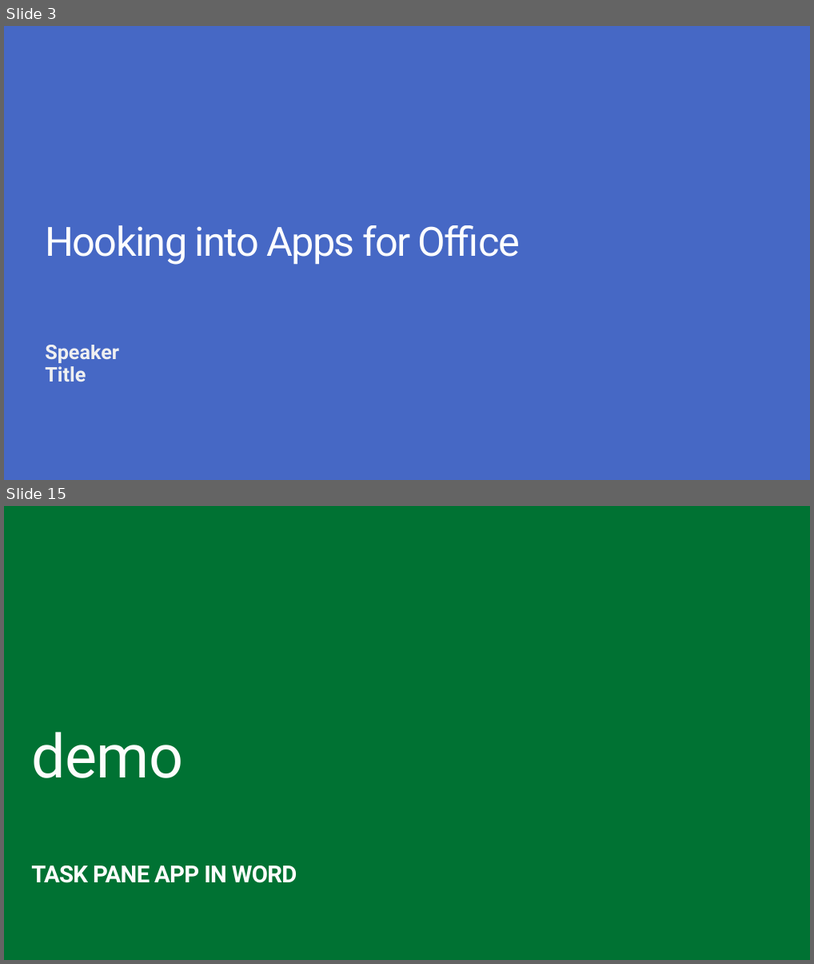
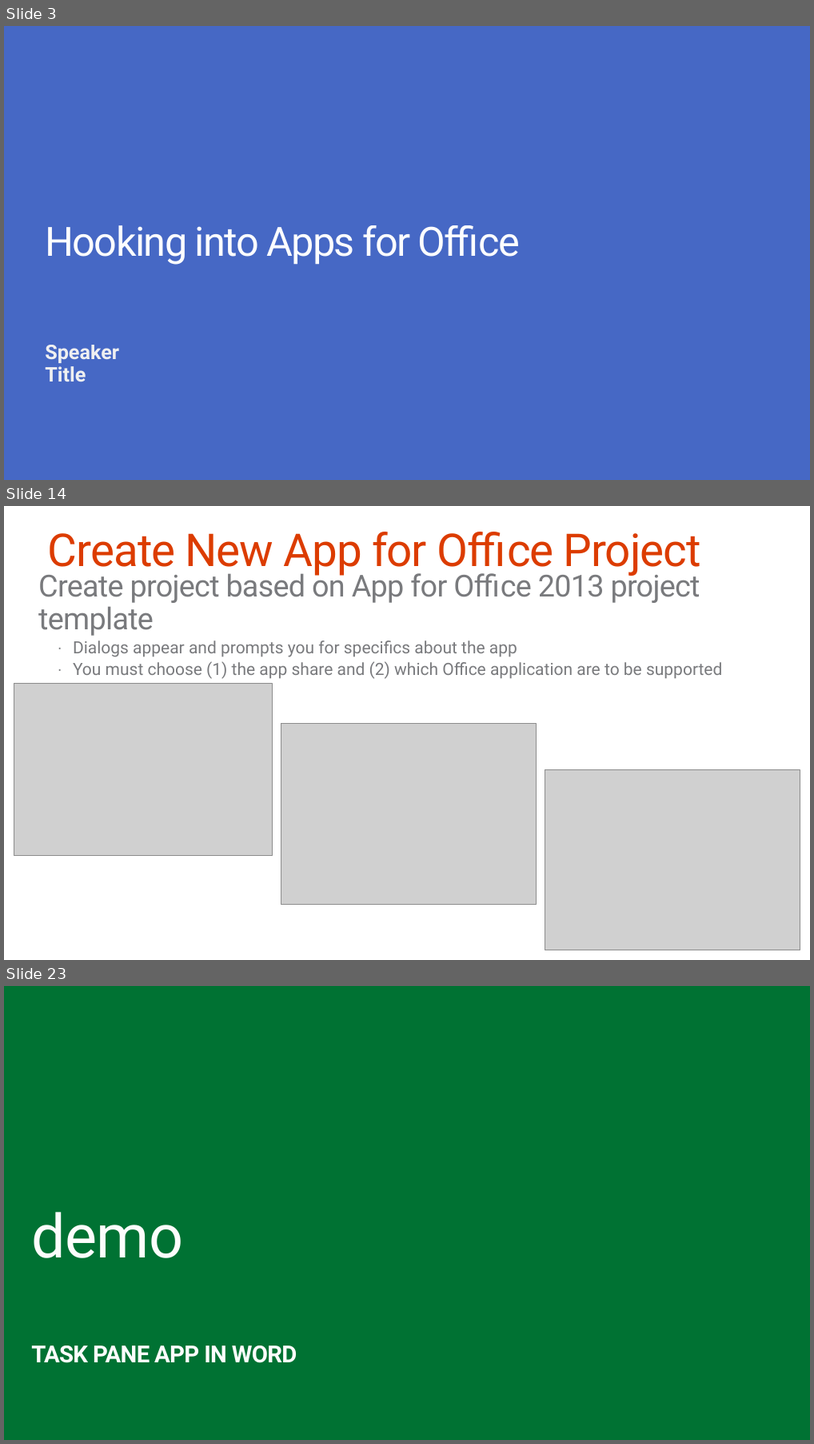
Before and after one commit to stinethebean/DevCampTraining, a slide deck: 05.Hook into Apps for Office/05.Hook into Apps for Office.pptx. Shown one above the other, each under a label of ours: slides 3 and 15 before the commit, slides 3, 14 and 23 after it; the slides between them are not shown. The pictures are 814x964 and 814x1444 pixels, drawn with LibreOffice and Linux fonts; fonts in the diff are those of the drawing; grey boxes stand for pictures; background and template pictures are left out. Boxes give left, top, right and bottom in pixels: in the first picture for what was removed or moved away, otherwise in the second. Text is boxed around its words. In the diff, an @@ line names an element or a change of style, - is before the commit and + after.

```diff
--- a/05.Hook into Apps for Office/05.Hook into Apps for Office.pptx
+++ b/05.Hook into Apps for Office/05.Hook into Apps for Office.pptx
@@ slide 14 added at (4,506,810,960), background #FFFFFF @@
@@ title added at (48,532,702,577), 55.1 pt, text #DC3C00 @@
+Create New App for Office Project
@@ text added at (38,569,722,679), 20.4 pt, text #797A7D @@
+Create project based on App for Office 2013 project template
+  · Dialogs appear and prompts you for specifics about the app
+  · You must choose (1) the app share and (2) which Office application are to be supported
@@ picture added at (14,683,272,856) @@
@@ picture added at (281,723,536,904) @@
@@ picture added at (545,769,800,949) @@
@@ what was slide 15 is now slide 23 @@
```
Also in this commit, not shown: 3 slides changed, 21 other slides added, 24 slides removed, 1 other file.
